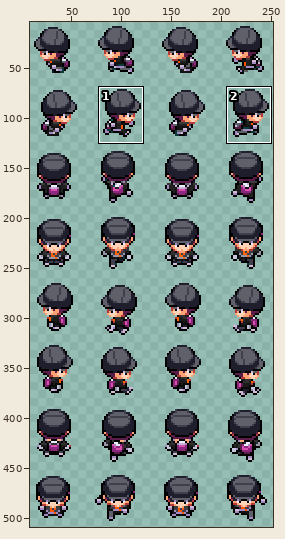
Sprite sheet -- client/public/parent.png. The picture above shows the old version from afar; the outline marks the close-up.
Close-up. Old version:
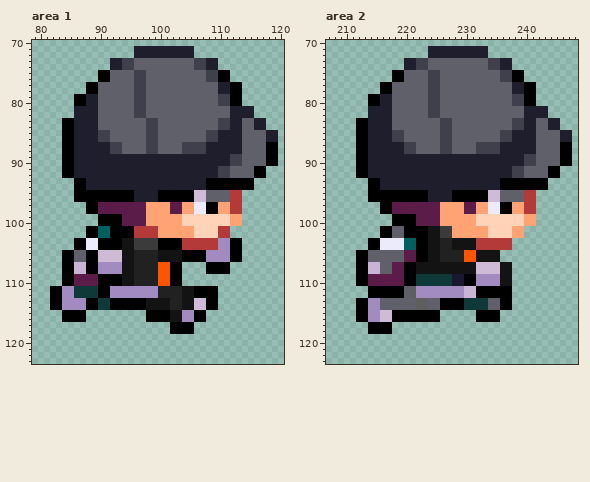
The file is 256x512 pixels. Colours within 5 levels of each other are drawn and written as one. Shown: area 1: x 79..120, y 70..123; area 2: x 207..248, y 70..123. The wide view leaves out empty margins. The commit also changed other parts of the picture, which this record leaves out.
Now the later version:
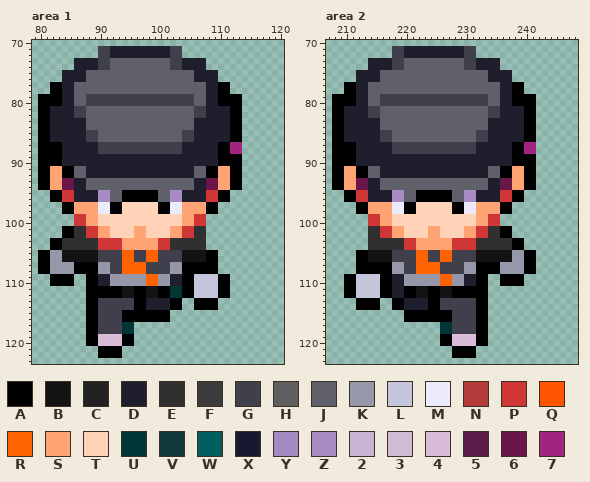
Palette (. is transparent): A #000000  B #131313  C #212121  D #1e1e2c  E #303030  F #3b3b3b  G #40404c  H #5e5e5e  J #60606b  K #9797aa  L #c5c5dc  M #ebebfb  N #b43939  P #d13636  Q #ff5400  R #ff6200  S #ffa374  T #ffd3b8  U #003636  V #0f3939  W #006060  X #181831  Y #a18bc1  Z #aa8cc4  2 #cab4d6  3 #d0bbd6  4 #d9bcd8  5 #5c1c4a  6 #6a164a  7 #a32381
The edit:
Changed rows in their new state; - is an unchanged pixel.
Area 1:
first column x 80:
 71 ----------GGDDDD------GG..--------------
 72 ----------GGDDDD------GG..--------------
 73 ------DDDDGGJJJJ------GGDDDD..----------
 74 ------DDDDGGJJJJ------GGDDDD..----------
 75 ----DDDDJJJJ----JJ--------DDDD..--------
 76 ----DDDDJJJJ----JJ--------DDDD..--------
 77 --AADDJJJJ------JJ----------DDAA..------
 78 --AADDJJJJ------JJ----------DDAA..------
 79 AAAADDJJGGGGGGGG--GGGGGGGG--DDAA--------
 80 AAAADDJJGGGGGGGG--GGGGGGGG--DDAA--------
 81 AADDDDGGJJ------JJ--------GGDDDDAA..----
 82 AADDDDGGJJ------JJ--------GGDDDDAA..----
 83 AADDDD--JJ--------JJ------DDDDDDAA....--
 84 AADDDD--JJ--------JJ------DDDDDDAA....--
 85 AADDDD--GGJJ------JJ----GGDDDD--AA......
 86 AADDDD--GGJJ------JJ----GGDDDD--AA......
 87 AAAADD----GG--GGGG--GGGGDDDD--AA77......
 88 AAAADD----GG--GGGG--GGGGDDDD--AA77......
 89 AAAADD------------------------AAAA......
 90 AAAADD------------------------AAAA......
 91 AASS--JJ------------------JJAASSAA....--
 92 AASS--JJ------------------JJAASSAA....--
 93 AASS66DDJJJJJJJJJJJJJJJJJJ--66SS--..----
 94 AASS66DDJJJJJJJJJJJJJJJJJJ--66SS--..----
 95 --AAPPDDDDZZJJ--AAAAJJZZDDDDPPAA..------
 96 --AAPPDDDDZZJJ--AAAAJJZZDDDDPPAA..------
 97 ----AASSSSMMAATTTTTTAAMM--SS--....------
 98 ----AASSSSMMAATTTTTTAAMM--SS--....------
 99 ------PPSSTTTTTTTTTTTTTTSSPP......------
100 ------PPSSTTTTTTTTTTTTTTSSPP......------
101 ----AAEEPPSSTTTTSSTTTT--PPEE....--------
102 ----AAEEPPSSTTTTSSTTTT--PPEE....--------
103 --AAEEEEEEPPPPSSSSSSPPEEEEEE......------
104 --AAEEEEEEPPPPSSSSSSPPEEEEEE......------
105 AAKKBBBBBBGGGGRRGGRRGGGGBBBBAA....------
106 AAKKBBBBBBGGGGRRGGRRGGGGBBBBAA....------
107 AAKKKKAA--KKGGRRRRGGGGKKAAAA--..--------
108 AAKKKKAA--KKGGRRRRGGGGKKAAAA--..--------
109 --AA--..AADDKKKKKKRRKKDDAALLLLAA--------
110 --AA--..AADDKKKKKKRRKKDDAALLLLAA--------
111 --......AA--AABBAABBAAUUAALLLLAA--------
112 --......AA--AABBAABBAAUUAALLLLAA--------
113 --......--GGGGGG--DDDDAA..AA------------
114 --......--GGGGGG--DDDDAA..AA------------
115 ----....AAGGGGAAAA----......------------
116 ----....AAGGGGAAAA----......------------
117 --------AAGGGGUU------....--------------
118 --------AAGGGGUU------....--------------
119 --------AA4444AA------------------------
120 --------AA4444AA------------------------
121 ----------AAAA--------------------------
122 ----------AAAA--------------------------
Area 2:
first column x 208:
 71 ----------GGDDDD------GG..--------------
 72 ----------GGDDDD------GG..--------------
 73 ------DDDDGGJJJJ------GGDDDD..----------
 74 ------DDDDGGJJJJ------GGDDDD..----------
 75 ----DDDDJJJJ----JJ--------DDDD..--------
 76 ----DDDDJJJJ----JJ--------DDDD..--------
 77 --AADDJJJJ------JJ----------DDAA..------
 78 --AADDJJJJ------JJ----------DDAA..------
 79 AAAADDJJGGGGGGGG--GGGGGGGG--DDAA--------
 80 AAAADDJJGGGGGGGG--GGGGGGGG--DDAA--------
 81 AADDDDGGJJ------JJ--------GGDDDDAA..----
 82 AADDDDGGJJ------JJ--------GGDDDDAA..----
 83 AADDDD--JJ--------JJ------DDDDDDAA....--
 84 AADDDD--JJ--------JJ------DDDDDDAA....--
 85 AADDDD--GGJJ------JJ----GGDDDD--AA......
 86 AADDDD--GGJJ------JJ----GGDDDD--AA......
 87 AAAADD----GG--GGGG--GGGGDDDD--AA77......
 88 AAAADD----GG--GGGG--GGGGDDDD--AA77......
 89 AAAADD------------------------AAAA......
 90 AAAADD------------------------AAAA......
 91 AASS--JJ------------------JJAASSAA....--
 92 AASS--JJ------------------JJAASSAA....--
 93 AASS66DDJJJJJJJJJJJJJJJJJJ--66SS--..----
 94 AASS66DDJJJJJJJJJJJJJJJJJJ--66SS--..----
 95 --AAPPDDDDZZJJ--AAAAJJZZDDDDPPAA..------
 96 --AAPPDDDDZZJJ--AAAAJJZZDDDDPPAA..------
 97 ----AASSSSMMAATTTTTTAAMM--SS--....------
 98 ----AASSSSMMAATTTTTTAAMM--SS--....------
 99 ------PPSSTTTTTTTTTTTTTTSSPP......------
100 ------PPSSTTTTTTTTTTTTTTSSPP......------
101 ------EEPPSSTTTTSSTTTT--PPEEAA..--------
102 ------EEPPSSTTTTSSTTTT--PPEEAA..--------
103 ------EEEEEEPPSSSSSSPPPPEEEEEEAA--------
104 ------EEEEEEPPSSSSSSPPPPEEEEEEAA--------
105 ------BBBBGGGGRRGGRRGGGG----BBKKAA------
106 ------BBBBGGGGRRGGRRGGGG----BBKKAA------
107 ------AAAAKKGGRRRRGGGGKKAAAAKKKKAA------
108 ------AAAAKKGGRRRRGGGGKKAAAAKKKKAA------
109 --AALLLLAADDKKKKKKRRKKDDAA..AAAA--------
110 --AALLLLAADDKKKKKKRRKKDDAA..AAAA--------
111 --AALLLL--DDAABBAABBAAAA--....----------
112 --AALLLL--DDAABBAABBAAAA--....----------
113 ------AA..AADDDDAAGGGGGGAA....----------
114 ------AA..AADDDDAAGGGGGGAA....----------
115 ----........------AAGGGG--..------------
116 ----........------AAGGGG--..------------
117 ------....--------UUGGGGAA--------------
118 ------....--------UUGGGGAA--------------
119 ------------------AA4444AA--------------
120 ------------------AA4444AA--------------
121 --------------------AAAA----------------
122 --------------------AAAA----------------
Changed places in both close-ups, as pixel boxes (x1, y1, x2, y2):
changed: (38, 46, 278, 358)
changed: (332, 46, 572, 358)
